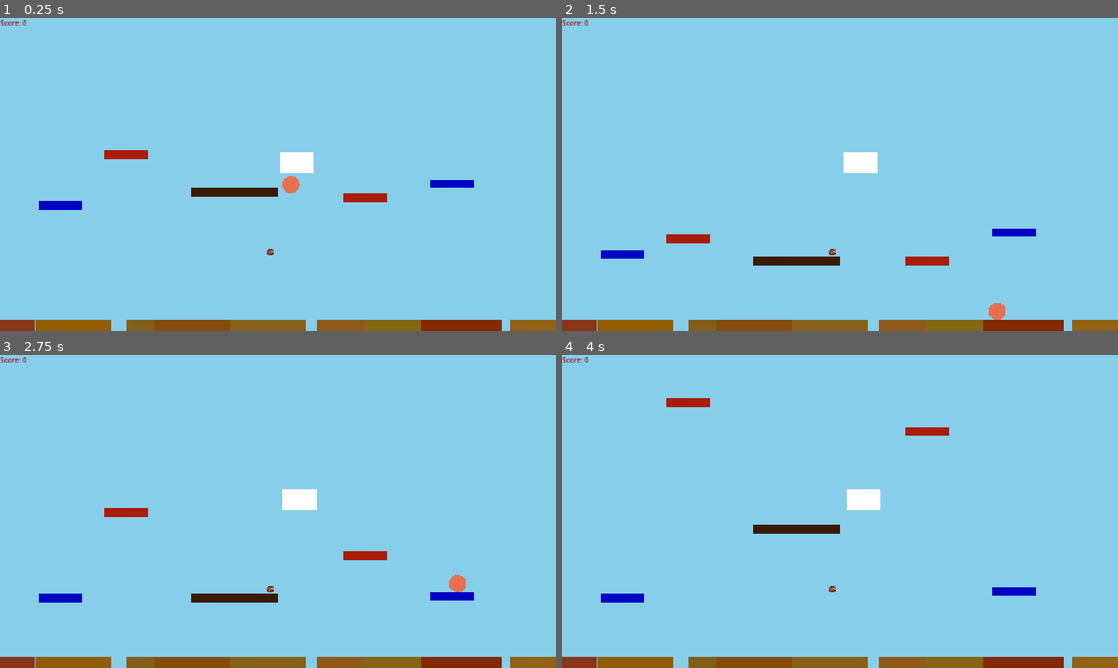
Above: before the commit, frames 1-4 (two rows, left to right).
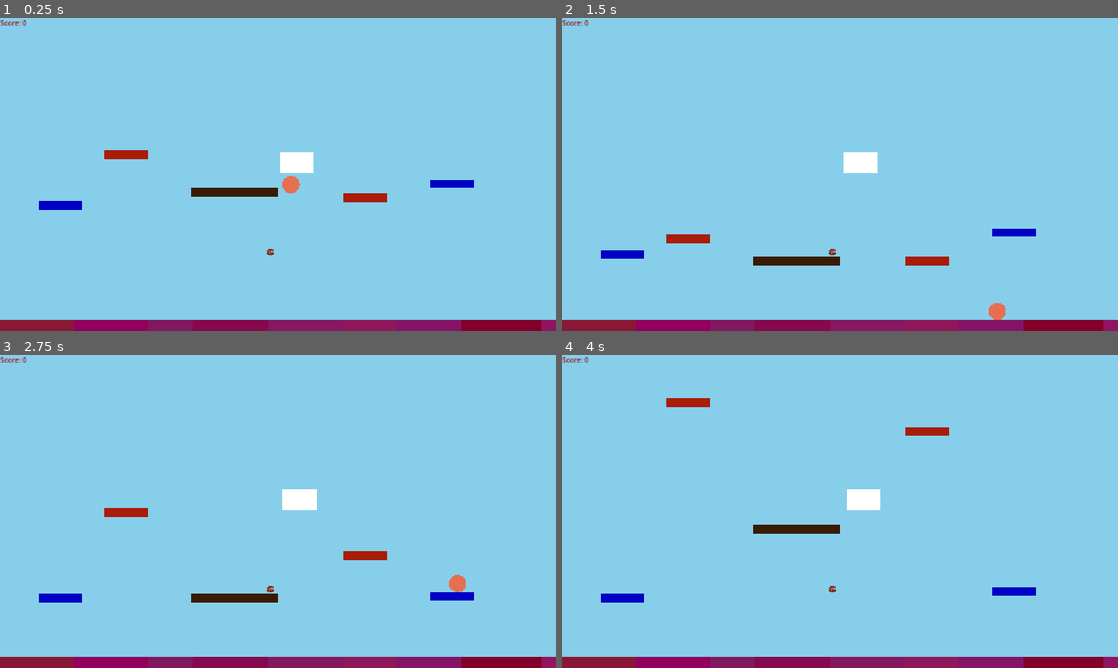
Above: after the commit, the same moments.

Repository: tjrink/WindPrototype
Game: Godot game, scene res://main_scene.tscn
Same seed, same stepped clock (60 frames per second), same inputs: the game is played once before the commit and once after it.
Inputs:
- Up to frame 1 (0.25 s): no input
- Up to frame 2 (1.5 s): tap Enter (ui_accept) at 0.5, 0.77 s; hold Right (ui_right) from 0.53 s (still down)
- Up to frame 3 (2.75 s): tap Enter (ui_accept) at 1.52 s; release Right (ui_right) at 2.03 s; hold Left (ui_left) from 2.03 s (still down)
- Up to frame 4 (4 s): release Left (ui_left) at 2.78 s; hold Right (ui_right) from 2.78 s (still down); tap Enter (ui_accept) at 3.02, 3.77 s

The runs differ from the first frame. In frame 1, 3.6% of the frame differs, in the area x 0-100%, y 96-100%; in frame 2, 3.6%; in frame 3, 3.6%; in frame 4, 3.6%.

Commit message:
Created breakable ground

Diff:
--- a/ground.gd
+++ b/ground.gd
@@ -7,6 +7,9 @@
 @export var ground_y: float = 360.0
 
 @export var ground_color: Color = Color(0.545, 0.271, 0.075, 1)  # Brown ground color
+
+@export var ground_strength: float = 100.0
+var has_body_on: bool = false
 
 
 # Called when the node enters the scene tree for the first time.
@@ -41,17 +44,28 @@
 
 	# Connect the Area2D signal
 	ground_area.body_entered.connect(_on_body_entered)
-
+	ground_area.body_entered.connect(_on_body_exited)
 	add_child(ground_area)
 
 
 # Called when a body enters the ground area
 func _on_body_entered(body: Node2D) -> void:
-	print("Body entered ground area: ", body.name)
+		if body.is_in_group("player"):
+			has_body_on = true
+
+func _on_body_exited(body: Node2D) -> void:
 	if body.is_in_group("player"):
-		print("Player landed on ground!")
+		has_body_on = false
+		print("Exited")
 
 
 # Called every frame. 'delta' is the elapsed time since the previous frame.
 func _process(delta: float) -> void:
-	pass
+	if has_body_on:
+		ground_strength-=1
+
+	if ground_strength < 0:
+		position.y+=1
+
+	if position.y > 500:
+		queue_free()
--- a/ground_spawner.gd
+++ b/ground_spawner.gd
@@ -27,10 +27,10 @@
 		var rand_red = randf_range(0.50, 0.60)
 		var rand_blue = randf_range(0.1, 0.4)
 		var rand_green = randf_range(0.0, 0.1)
-		ground_instance.ground_x = index_x
+
+		ground_instance.ground_x = index_x + rand_width / 2.0
 		ground_instance.ground_width = rand_width
-		ground_instance.ground_color = Color(rand_red, rand_blue, rand_green, 1)
-
+		ground_instance.ground_color = Color(rand_red, rand_green, rand_blue, 1)
 
 		parent.add_child(ground_instance)
 
